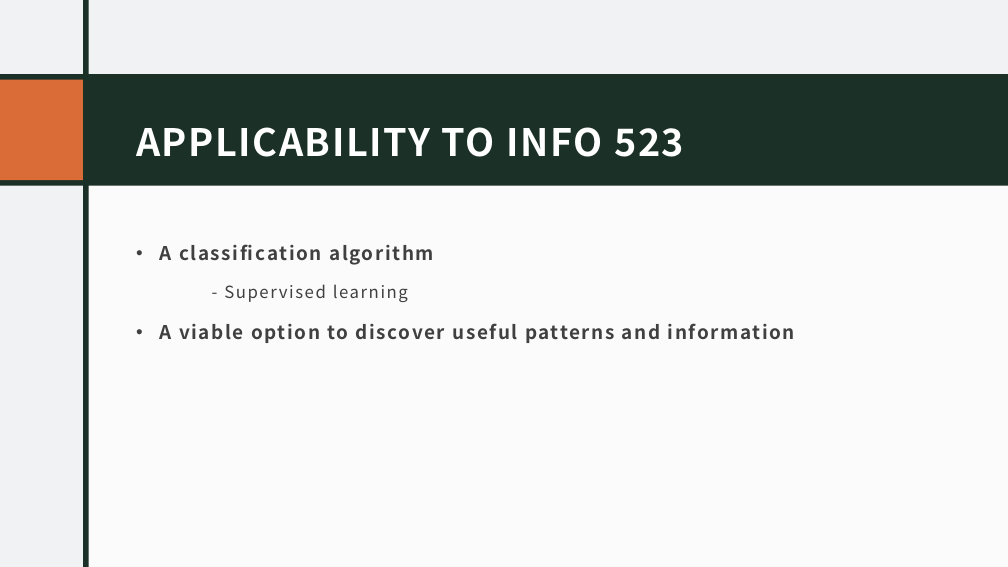
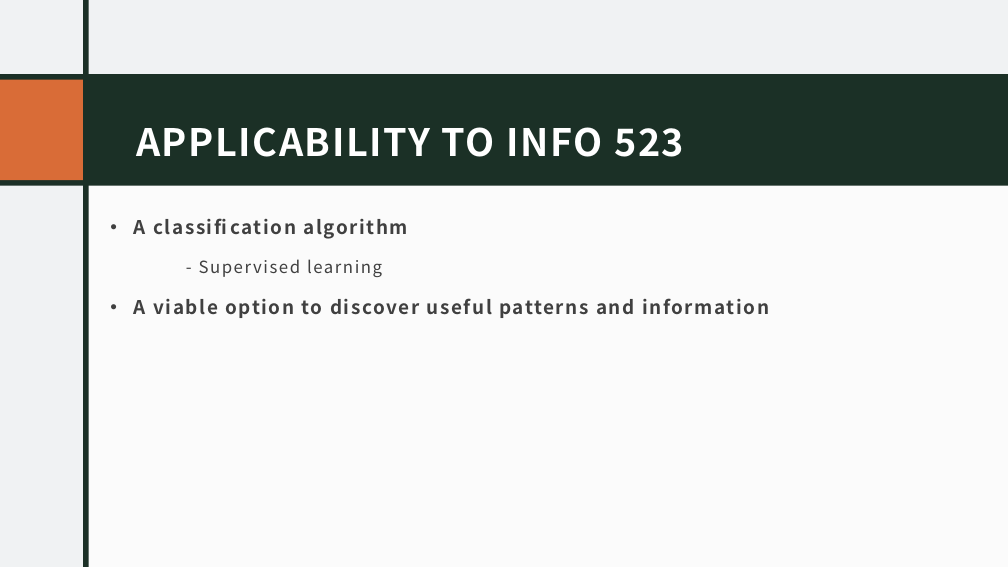
Before and after one commit to bprudil/INFO-523-Final-Project-, a slide deck: slide 7 of Final Presentation .pptx (slide 6 before the commit). Drawn at 1008x567 pixels with LibreOffice and Linux fonts; fonts in the diff are those of the drawing. Boxes give left, top, right and bottom in pixels: in the first picture for what was removed or moved away, otherwise in the second. Text is boxed around its words. In the diff, an @@ line names an element or a change of style, - is before the commit and + after.

```diff
--- a/Final Presentation .pptx
+++ b/Final Presentation .pptx
@@ text "A classification algorithm": place and size @@
-text "A classification algorithm" at (160, 245, 795, 343)
+text "A classification algorithm" at (134, 219, 769, 318)
```
Also in this commit, not shown: 6 other slides changed, 2 slides added, 1 slide removed.
